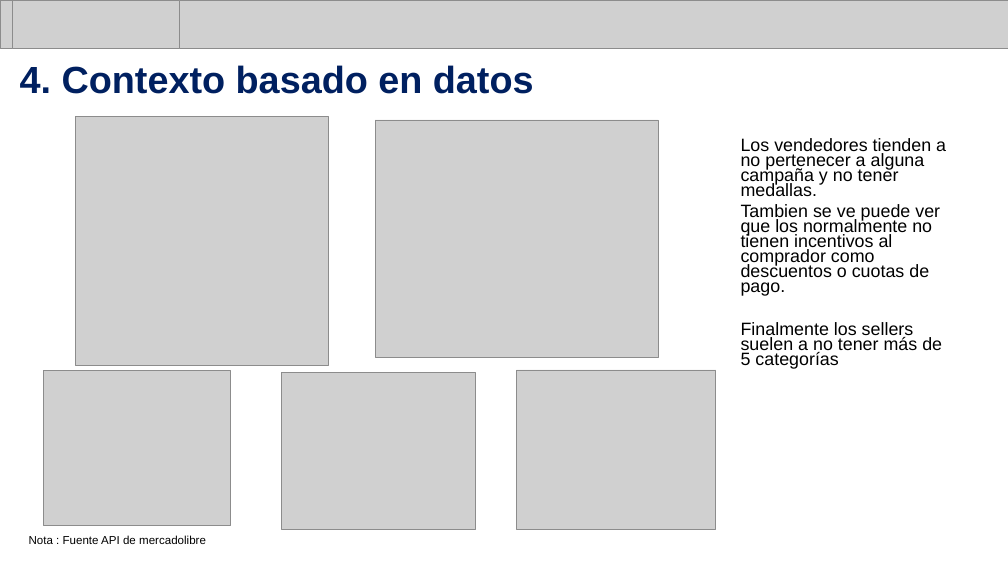
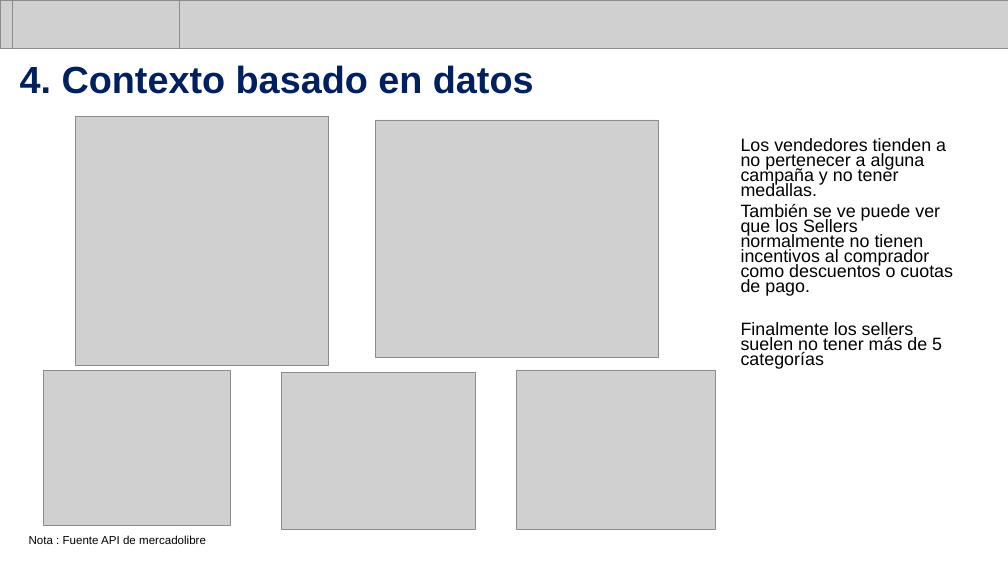
Before and after one commit to Guilcillo/Meli_challenge, a slide deck: slide 6 of Meli_Challenge.pptx. Drawn at 1008x567 pixels with LibreOffice and Linux fonts; fonts in the diff are those of the drawing; grey boxes stand for pictures. Boxes give left, top, right and bottom in pixels: in the first picture for what was removed or moved away, otherwise in the second. Text is boxed around its words. In the diff, an @@ line names an element or a change of style, - is before the commit and + after.

```diff
--- a/Meli_Challenge.pptx
+++ b/Meli_Challenge.pptx
@@ text at bbox=[741, 204, 953, 369]: text changed @@
-Tambien se ve puede ver que los normalmente no tienen incentivos al comprador como descuentos o cuotas de pago.
-Finalmente los sellers suelen a no tener más de 5 categorías
+También se ve puede ver que los Sellers normalmente no tienen incentivos al comprador como descuentos o cuotas de pago.
+Finalmente los sellers suelen no tener más de 5 categorías
```
Also in this commit, not shown: 7 other slides changed, 1 other file.
